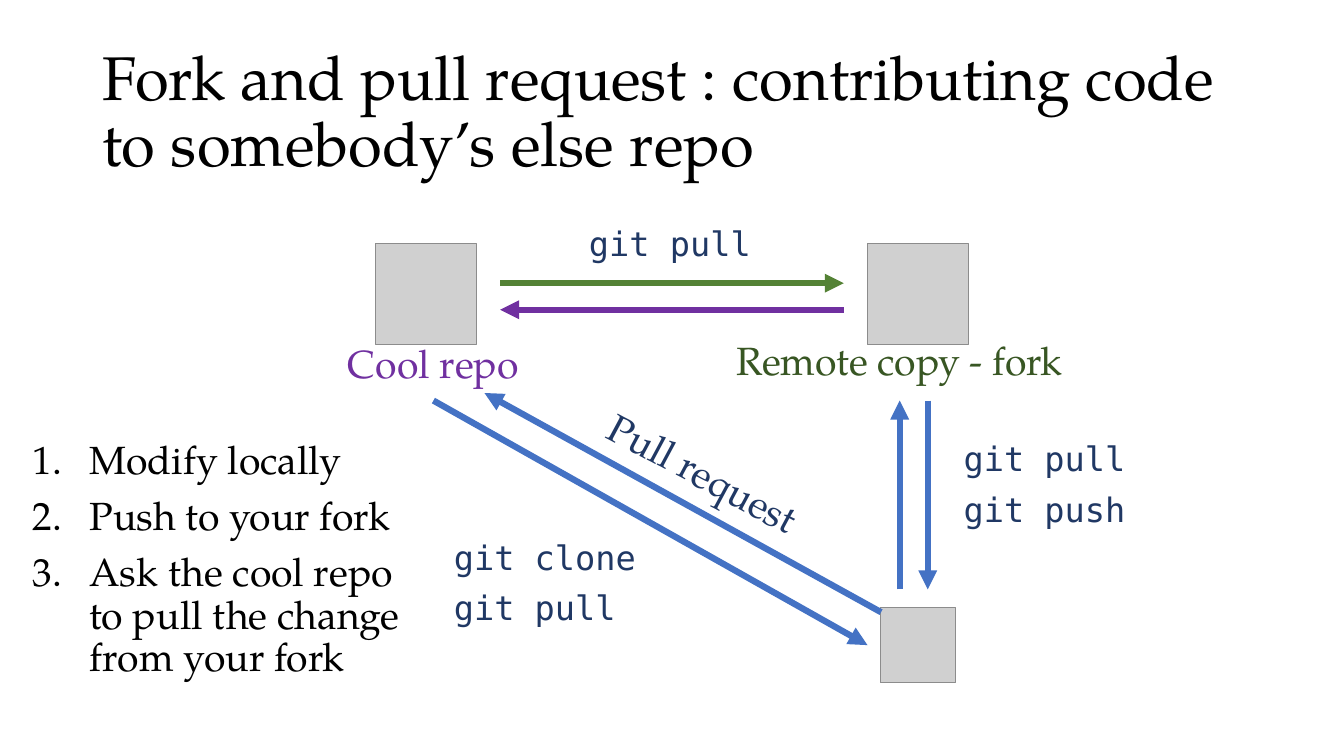
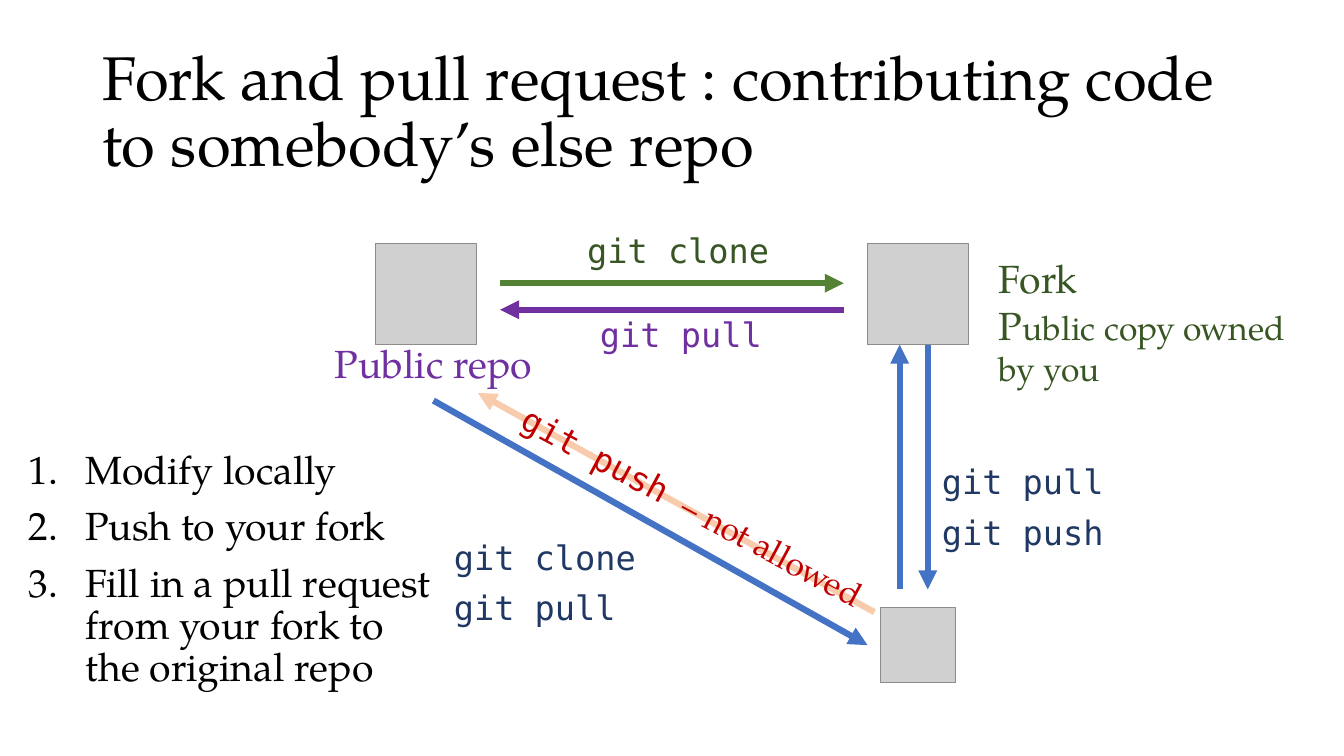
Before and after one commit to Kolaru/GitEssentials, a slide deck: slide 27 of git_workshop.pptx (slide 26 before the commit). Drawn at 1344x756 pixels with LibreOffice and Linux fonts; fonts in the diff are those of the drawing; grey boxes stand for pictures. Boxes give left, top, right and bottom in pixels: in the first picture for what was removed or moved away, otherwise in the second. Text is boxed around its words. In the diff, an @@ line names an element or a change of style, - is before the commit and + after.

```diff
--- a/git_workshop.pptx
+++ b/git_workshop.pptx
@@ text at (587,237,769,270): text changed; text colour #203864 to #385723 @@
-git pull
+git clone
@@ text at (999,264,1285,391): text changed; size 28 to 24 pt @@
-Remote copy - fork
+Fork
+Public copy owned
+by you
@@ text added at (600,321,762,354), 24 pt, text #7030A0 @@
+git pull
@@ text at (335,337,532,389): text changed @@
-Cool repo
+Public repo
@@ arrow moved from (900, 590) - (900, 400) to (900, 590) - (900, 345) @@
@@ arrow moved from (928, 400) - (928, 590) to (928, 345) - (928, 590) @@
@@ text added at (464,380,909,654), 24 pt, text #C00000 @@
+git push – not allowed
@@ arrow moved from (881, 612) - (485, 393) to (874, 612) - (478, 393) @@
@@ arrow (874, 612) - (478, 393): stroke #4472C4 4.5 pt to #F8CBAD 4.5 pt @@
@@ text removed at (579,398,819,562) @@
-Pull request
@@ text "Modify locally": place and size @@
-text "Modify locally" at (89,445,399,682)
+text "Modify locally" at (85,455,430,692)
@@ text "git pull": place and size @@
-text "git pull" at (964,445,1125,529)
+text "git pull" at (942,468,1104,552)
@@ text at (85,568,430,692): text changed @@
-3. Ask the cool repo to pull the change from your fork
+3. Fill in a pull request from your fork to the original repo
```
Also in this commit, not shown: 7 other slides changed, 1 slide added.
